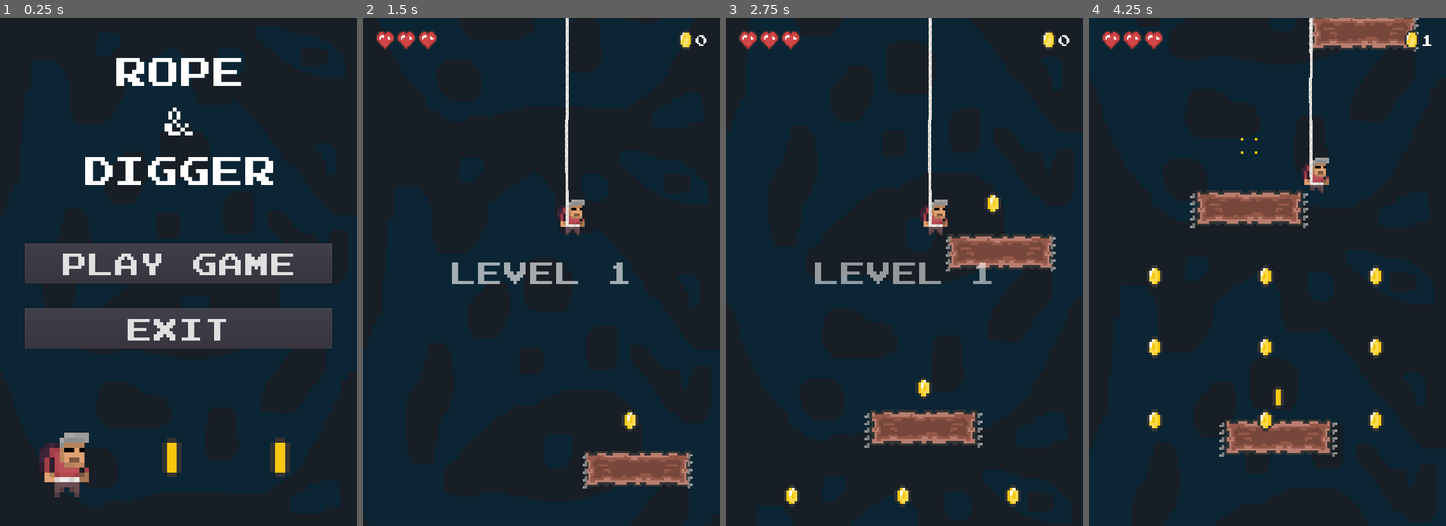
Above: before the commit, frames 1-4 (left to right).
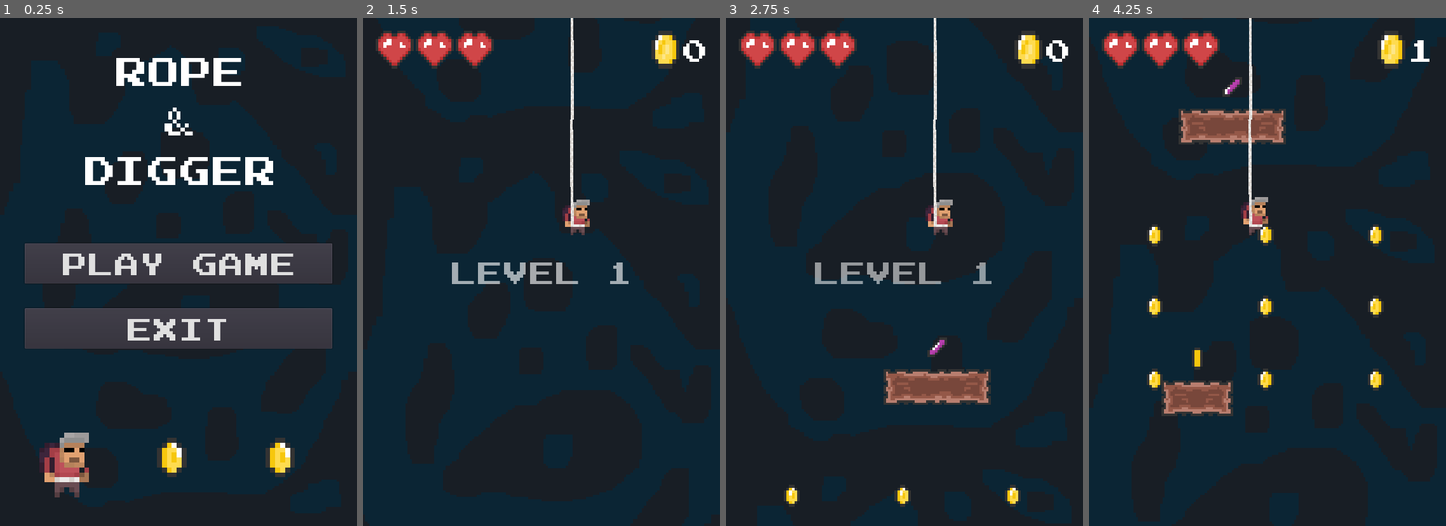
Above: after the commit, the same moments.

Repository: drxwat/rope-and-digger-game
Game: Godot game, scene res://level/start-screen/StartScreen.tscn
Two runs of this game, one before a commit and one after it. Both use one fixed random seed, a clock stepped at 60 frames per second and the inputs below. Sound files missing from this copy of the repository are replaced by a short silence.
Inputs (mouse positions are in pixels of both pictures, inside the frame that each line leads up to):
- Up to frame 1 (0.25 s): no input
- Up to frame 2 (1.5 s): click "PLAY GAME" at 0.5 s; move the mouse to (620, 246) at 1.27 s; hold D (move_right) from 1.28 s (still down); click (620, 246) at 1.42 s
- Up to frame 3 (2.75 s): keep holding D (move_right); move the mouse to (833, 297) at 2.02 s
- Up to frame 4 (4.25 s): move the mouse to (1303, 160) at 2.77 s; release D (move_right) at 2.78 s; hold A (move_left) 2.78-3.53 s; move the mouse to (1249, 373) at 3.52 s; hold D (move_right) from 3.53 s (still down); click (1249, 373) at 3.67 s

The runs differ from the first frame. In frame 1, 0.6% of the frame differs, in the area x 43-83%, y 83-90%; in frame 2, 5.5%; in frame 3, 9.7%; in frame 4, 15%, in the area x 3-96%, y 0-87%.

Commit message:
small platfroms & balance

Diff:
--- a/core/bat/Bat.tscn
+++ b/core/bat/Bat.tscn
@@ -4,63 +4,63 @@
 [ext_resource path="res://core/bat/Bat.gd" type="Script" id=2]
 
 [sub_resource type="CircleShape2D" id=1]
+radius = 32.0
+
+[sub_resource type="CircleShape2D" id=2]
 radius = 20.0
 
-[sub_resource type="AtlasTexture" id=2]
+[sub_resource type="AtlasTexture" id=3]
 atlas = ExtResource( 1 )
 region = Rect2( 0, 0, 16, 16 )
 
-[sub_resource type="AtlasTexture" id=3]
+[sub_resource type="AtlasTexture" id=4]
 atlas = ExtResource( 1 )
 region = Rect2( 16, 0, 16, 16 )
 
-[sub_resource type="AtlasTexture" id=4]
+[sub_resource type="AtlasTexture" id=5]
 atlas = ExtResource( 1 )
 region = Rect2( 32, 0, 16, 16 )
 
-[sub_resource type="AtlasTexture" id=5]
+[sub_resource type="AtlasTexture" id=6]
 atlas = ExtResource( 1 )
 region = Rect2( 48, 0, 16, 16 )
 
-[sub_resource type="AtlasTexture" id=6]
+[sub_resource type="AtlasTexture" id=7]
 atlas = ExtResource( 1 )
 region = Rect2( 64, 0, 16, 16 )
 
-[sub_resource type="SpriteFrames" id=7]
+[sub_resource type="SpriteFrames" id=8]
 animations = [ {
-"frames": [ SubResource( 2 ), SubResource( 3 ), SubResource( 4 ), SubResource( 5 ), SubResource( 6 ) ],
+"frames": [ SubResource( 3 ), SubResource( 4 ), SubResource( 5 ), SubResource( 6 ), SubResource( 7 ) ],
 "loop": true,
 "name": "default",
 "speed": 5.0
 } ]
-
-[sub_resource type="CircleShape2D" id=8]
-radius = 16.0
 
 [node name="Bat" type="KinematicBody2D"]
 collision_layer = 0
 collision_mask = 0
 script = ExtResource( 2 )
 
+[node name="CollisionShape2D" type="CollisionShape2D" parent="."]
+position = Vector2( -4.94977, 0 )
+shape = SubResource( 1 )
+
 [node name="Damager" type="Area2D" parent="."]
 collision_layer = 0
 
 [node name="CollisionShape2D" type="CollisionShape2D" parent="Damager"]
 position = Vector2( 0, -3.15579 )
-shape = SubResource( 1 )
+shape = SubResource( 2 )
 
 [node name="VisibilityNotifier2D" type="VisibilityNotifier2D" parent="."]
-rect = Rect2( -20, -20, 40, 40 )
+rect = Rect2( -40, -40, 80, 80 )
 
 [node name="AnimatedSprite" type="AnimatedSprite" parent="."]
-modulate = Color( 1.3, 1.3, 1.3, 1 )
-position = Vector2( 0, -15.7789 )
-scale = Vector2( 5, 5 )
-frames = SubResource( 7 )
+position = Vector2( 0, -29.921 )
+scale = Vector2( 10, 10 )
+frames = SubResource( 8 )
 playing = true
-
-[node name="CollisionShape2D" type="CollisionShape2D" parent="."]
-shape = SubResource( 8 )
 
 [node name="AttackTimer" type="Timer" parent="."]
 one_shot = true
--- /dev/null
+++ b/core/coin/pattern-3/CoinPattern3.tscn
@@ -0,0 +1,32 @@
+[gd_scene load_steps=2 format=2]
+
+[ext_resource path="res://core/coin/Coin.tscn" type="PackedScene" id=1]
+
+[node name="CoinPattern3" type="Node2D"]
+
+[node name="Coin" parent="." instance=ExtResource( 1 )]
+position = Vector2( 639.803, 60 )
+
+[node name="Coin2" parent="." instance=ExtResource( 1 )]
+position = Vector2( 576.945, 150 )
+
+[node name="Coin3" parent="." instance=ExtResource( 1 )]
+position = Vector2( 498.373, 250 )
+
+[node name="Coin4" parent="." instance=ExtResource( 1 )]
+position = Vector2( 410.821, 350 )
+
+[node name="Coin5" parent="." instance=ExtResource( 1 )]
+position = Vector2( 305.31, 450 )
+
+[node name="Coin6" parent="." instance=ExtResource( 1 )]
+position = Vector2( 208.778, 550 )
+
+[node name="Coin7" parent="." instance=ExtResource( 1 )]
+position = Vector2( 96.5316, 650 )
+
+[node name="VisibilityNotifier2D" type="VisibilityNotifier2D" parent="."]
+rect = Rect2( 0, 0, 720, 720 )
+__meta__ = {
+"_editor_description_": ""
+}
--- /dev/null
+++ b/core/platforms/meduim/side-spikes/Platform-M-SS.tscn
@@ -0,0 +1,14 @@
+[gd_scene load_steps=3 format=2]
+
+[ext_resource path="res://core/spikes/Spikes.tscn" type="PackedScene" id=1]
+[ext_resource path="res://core/platforms/platform-simple/PlatformSimple.tscn" type="PackedScene" id=2]
+
+[node name="Platform-M-SS" instance=ExtResource( 2 )]
+
+[node name="Spikes" parent="." index="3" instance=ExtResource( 1 )]
+position = Vector2( -104, 5 )
+rotation = -1.5708
+
+[node name="Spikes2" parent="." index="4" instance=ExtResource( 1 )]
+position = Vector2( 104, 5 )
+rotation = 1.5708
--- /dev/null
+++ b/core/platforms/meduim/top-side-spikes/Platform-M-TSS.tscn
@@ -0,0 +1,20 @@
+[gd_scene load_steps=3 format=2]
+
+[ext_resource path="res://core/spikes/Spikes.tscn" type="PackedScene" id=1]
+[ext_resource path="res://core/platforms/platform-simple/PlatformSimple.tscn" type="PackedScene" id=2]
+
+[node name="Platform-M-TSS" instance=ExtResource( 2 )]
+
+[node name="Spikes" parent="." index="3" instance=ExtResource( 1 )]
+position = Vector2( 50, -33 )
+
+[node name="Spikes2" parent="." index="4" instance=ExtResource( 1 )]
+position = Vector2( -50, -33 )
+
+[node name="Spikes3" parent="." index="5" instance=ExtResource( 1 )]
+position = Vector2( 104, 5 )
+rotation = 1.5708
+
+[node name="Spikes4" parent="." index="6" instance=ExtResource( 1 )]
+position = Vector2( -104, 5 )
+rotation = -1.5708
--- /dev/null
+++ b/core/platforms/meduim/top-spikes/Platform-M-TS.tscn
@@ -0,0 +1,12 @@
+[gd_scene load_steps=3 format=2]
+
+[ext_resource path="res://core/spikes/Spikes.tscn" type="PackedScene" id=1]
+[ext_resource path="res://core/platforms/platform-simple/PlatformSimple.tscn" type="PackedScene" id=2]
+
+[node name="Platform-M-TS" instance=ExtResource( 2 )]
+
+[node name="Spikes" parent="." index="3" instance=ExtResource( 1 )]
+position = Vector2( 50, -33 )
+
+[node name="Spikes2" parent="." index="4" instance=ExtResource( 1 )]
+position = Vector2( -50, -33 )
--- a/core/platforms/platform-simple/PlatformSimple.tscn
+++ b/core/platforms/platform-simple/PlatformSimple.tscn
@@ -10,16 +10,16 @@
 collision_layer = 2
 script = ExtResource( 2 )
 
-[node name="Sprite" type="Sprite" parent="."]
-scale = Vector2( 4.5, 4.5 )
-texture = ExtResource( 1 )
-region_enabled = true
-region_rect = Rect2( 0, 0, 48, 16 )
-
 [node name="CollisionShape2D" type="CollisionShape2D" parent="."]
 shape = SubResource( 1 )
 
 [node name="VisibilityNotifier2D" type="VisibilityNotifier2D" parent="."]
 position = Vector2( -105, -35 )
 rect = Rect2( 0, 0, 210, 70 )
+
+[node name="Sprite" type="Sprite" parent="."]
+scale = Vector2( 4.5, 4.5 )
+texture = ExtResource( 1 )
+region_enabled = true
+region_rect = Rect2( 0, 0, 48, 16 )
 [connection signal="screen_exited" from="VisibilityNotifier2D" to="." method="on_screen_exited"]
--- /dev/null
+++ b/core/platforms/small/PlatformS.tscn
@@ -0,0 +1,20 @@
+[gd_scene load_steps=4 format=2]
+
+[ext_resource path="res://core/platforms/platform-simple/PlatformSimple.tscn" type="PackedScene" id=1]
+[ext_resource path="res://assets/platform_Small.png" type="Texture" id=2]
+
+[sub_resource type="RectangleShape2D" id=1]
+extents = Vector2( 73, 35 )
+
+[node name="PlatformS" instance=ExtResource( 1 )]
+
+[node name="CollisionShape2D" parent="." index="0"]
+shape = SubResource( 1 )
+
+[node name="VisibilityNotifier2D" parent="." index="1"]
+position = Vector2( -75, -35 )
+rect = Rect2( 0, 0, 150, 70 )
+
+[node name="Sprite" parent="." index="2"]
+texture = ExtResource( 2 )
+region_rect = Rect2( 0, 0, 32, 16 )
--- /dev/null
+++ b/core/platforms/small/side-spikes/PlatformS-SS.tscn
@@ -0,0 +1,14 @@
+[gd_scene load_steps=3 format=2]
+
+[ext_resource path="res://core/spikes/Spikes.tscn" type="PackedScene" id=1]
+[ext_resource path="res://core/platforms/small/PlatformS.tscn" type="PackedScene" id=2]
+
+[node name="PlatformS-SS" instance=ExtResource( 2 )]
+
+[node name="Spikes" parent="." index="3" instance=ExtResource( 1 )]
+position = Vector2( 70, 5 )
+rotation = 1.5708
+
+[node name="Spikes2" parent="." index="4" instance=ExtResource( 1 )]
+position = Vector2( -70, 5 )
+rotation = -1.5708
--- /dev/null
+++ b/core/platforms/small/top-side-spikes/PlatformS-TSS.tscn
@@ -0,0 +1,17 @@
+[gd_scene load_steps=3 format=2]
+
+[ext_resource path="res://core/spikes/Spikes.tscn" type="PackedScene" id=1]
+[ext_resource path="res://core/platforms/small/PlatformS.tscn" type="PackedScene" id=2]
+
+[node name="PlatformS-TSS" instance=ExtResource( 2 )]
+
+[node name="Spikes" parent="." index="3" instance=ExtResource( 1 )]
+position = Vector2( 0, -33 )
+
+[node name="Spikes2" parent="." index="4" instance=ExtResource( 1 )]
+position = Vector2( 70, 5 )
+rotation = 1.5708
+
+[node name="Spikes3" parent="." index="5" instance=ExtResource( 1 )]
+position = Vector2( -70, 5 )
+rotation = -1.5708
--- /dev/null
+++ b/core/platforms/small/top-spikes/PlatformS-TS.tscn
@@ -0,0 +1,9 @@
+[gd_scene load_steps=3 format=2]
+
+[ext_resource path="res://core/spikes/Spikes.tscn" type="PackedScene" id=1]
+[ext_resource path="res://core/platforms/small/PlatformS.tscn" type="PackedScene" id=2]
+
+[node name="PlatformS-TS" instance=ExtResource( 2 )]
+
+[node name="Spikes" parent="." index="3" instance=ExtResource( 1 )]
+position = Vector2( 0, -33 )
--- a/core/ui/coin-counter/CoinCounter.tscn
+++ b/core/ui/coin-counter/CoinCounter.tscn
@@ -1,7 +1,7 @@
 [gd_scene load_steps=4 format=2]
 
 [ext_resource path="res://assets/coin_single.png" type="Texture" id=1]
-[ext_resource path="res://assets/fonts/font32.tres" type="DynamicFont" id=2]
+[ext_resource path="res://assets/fonts/fontMainScreen.tres" type="DynamicFont" id=2]
 [ext_resource path="res://core/ui/coin-counter/CoinCounter.gd" type="Script" id=3]
 
 [node name="CoinCounter" type="HBoxContainer"]
@@ -15,16 +15,16 @@
 }
 
 [node name="CoinTexture" type="TextureRect" parent="."]
-margin_left = 611.0
-margin_right = 639.0
-margin_bottom = 39.0
-rect_min_size = Vector2( 28, 28 )
+margin_left = 557.0
+margin_right = 613.0
+margin_bottom = 77.0
+rect_min_size = Vector2( 56, 56 )
 texture = ExtResource( 1 )
 stretch_mode = 1
 
 [node name="CoinsAmount" type="Label" parent="."]
-margin_left = 643.0
+margin_left = 617.0
 margin_right = 670.0
-margin_bottom = 39.0
+margin_bottom = 77.0
 custom_fonts/font = ExtResource( 2 )
 text = "0"
--- a/core/ui/hp-bar/HPBar.gd
+++ b/core/ui/hp-bar/HPBar.gd
@@ -14,7 +14,7 @@
 	for i in range(hp):
 		var texture_rect = TextureRect.new()
 		texture_rect.expand = true
-		texture_rect.rect_min_size = Vector2(39, 39)
+		texture_rect.rect_min_size = Vector2(77, 77)
 		texture_rect.size_flags_horizontal = SIZE_EXPAND_FILL
 		texture_rect.size_flags_vertical = SIZE_EXPAND_FILL
 		texture_rect.texture = heart_full
--- a/core/ui/hud/HUD.tscn
+++ b/core/ui/hud/HUD.tscn
@@ -21,10 +21,13 @@
 
 [node name="Row1" type="HBoxContainer" parent="Grid"]
 margin_right = 670.0
-margin_bottom = 39.0
+margin_bottom = 77.0
 
 [node name="HPBar" parent="Grid/Row1" instance=ExtResource( 3 )]
 margin_right = 0.0
+margin_bottom = 77.0
+size_flags_vertical = 3
 
 [node name="CoinCounter" parent="Grid/Row1" instance=ExtResource( 2 )]
 margin_left = 4.0
+margin_bottom = 77.0
--- a/level/main-level/MainLevel.gd
+++ b/level/main-level/MainLevel.gd
@@ -1,12 +1,16 @@
 extends Node2D
 
-export var spikes_probability := 0.3
-export var side_spikes_probability := 0.1
+export var top_spikes_probability := 0.05
+export var side_spikes_probability := 0.05
 export var mooving_platform_probability := 0.4
 export var platform_speed_range := Vector2(150, 350)
 export var platform_spawn_distance := 450.0
 export var pattern_spawn_distance := 1500.0
 export var bat_timeout := 10
+export var small_platform_probability := 0.3
+export var coin_vs_cristall_small_prb := 0.3
+export var coin_vs_cristall_medium_prb := 0.8
+
 
 onready var bg1 : Background = $Backgrounds/Background1
 onready var bottom_bg : Background = $Backgrounds/Background3
@@ -15,11 +19,11 @@
 onready var bat_timer := $Timers/BatTimer
 
 var complexity_change = {
-	"spikes_probability": 0.1,
-	"side_spikes_probability": 0.1,
+	"top_spikes_probability": 0.05,
+	"side_spikes_probability": 0.05,
 	"mooving_platform_probability": 0.05,
-	"platform_speed_range": Vector2(50, 50),
-	"platform_spawn_distance": -30,
+	"platform_speed_range": Vector2(25, 25),
+	"platform_spawn_distance": -10,
 	"bat_timeout": -1,
 	"bat_start_level": 4,
 	"two_bats_start_level": 7,
@@ -37,11 +41,23 @@
 var next_coins_level := 100
 var spawn_two_bats := false
 
-enum PlatfromsTypes { SIMPLE }
-
-var platforms = {
-	PlatfromsTypes.SIMPLE: preload("res://core/platforms/platform-simple/PlatformSimple.tscn")
-}
+enum PlatformTypes { SIMPLE, SIDE_SPIKES, TOP_SPIKES, TOP_SIDE_SPIKES }
+
+var meduim_platforms = {
+	PlatformTypes.SIMPLE: preload("res://core/platforms/platform-simple/PlatformSimple.tscn"),
+	PlatformTypes.SIDE_SPIKES: preload("res://core/platforms/meduim/side-spikes/Platform-M-SS.tscn"),
+	PlatformTypes.TOP_SPIKES: preload("res://core/platforms/meduim/top-spikes/Platform-M-TS.tscn"),
+	PlatformTypes.TOP_SIDE_SPIKES: preload("res://core/platforms/meduim/top-side-spikes/Platform-M-TSS.tscn")
+}
+
+var small_platforms = {
+	PlatformTypes.SIMPLE: preload("res://core/platforms/small/PlatformS.tscn"),
+	PlatformTypes.SIDE_SPIKES: preload("res://core/platforms/small/side-spikes/PlatformS-SS.tscn"),
+	PlatformTypes.TOP_SPIKES: preload("res://core/platforms/small/top-spikes/PlatformS-TS.tscn"),
+	PlatformTypes.TOP_SIDE_SPIKES: preload("res://core/platforms/small/top-side-spikes/PlatformS-TSS.tscn")
+}
+
+
 var coin_scene = preload("res://core/coin/Coin.tscn")
 var cristall_scene = preload("res://core/cristall/Cristall.tscn")
 var spikes_scene = preload("res://core/spikes/Spikes.tscn")
@@ -49,7 +65,8 @@
 
 var coin_patterns = {
 	0: preload("res://core/coin/pattern-1/CoinPattern1.tscn"),
-	1: preload("res://core/coin/pattern-2/CoinPattern2.tscn")
+	1: preload("res://core/coin/pattern-2/CoinPattern2.tscn"),
+	2: preload("res://core/coin/pattern-3/CoinPattern3.tscn")
 }
 
 func _ready():
@@ -79,7 +96,7 @@
 		show_level_overlay()
 
 func increese_complexity():
-	spikes_probability += complexity_change.spikes_probability
+	top_spikes_probability += complexity_change.top_spikes_probability
 	side_spikes_probability += complexity_change.side_spikes_probability
 	mooving_platform_probability += complexity_change.mooving_platform_probability
 	platform_speed_range += complexity_change.platform_speed_range
@@ -113,7 +130,7 @@
 	bottom_bg = background
 
 func spawn_coin_pattern():
-	var pattern_i = rng.randi_range(0, 1)
+	var pattern_i = rng.randi_range(0, 2)
 	var pattern = coin_patterns[pattern_i].instance()
 	var distance_to_player = bottom_bg.position.y - player.position.y
 	var margin_bottom = player_to_bottom_bg_normal_dist - distance_to_player
@@ -122,13 +139,18 @@
 	add_child(pattern)
 
 func spawn_platform():
-	var platform = _place_random_platrom()
-	var has_spikes = _place_spikes_on_platform(platform)
-	if has_spikes:
+	var platform_config = _get_random_platform()
+	var is_small = platform_config[0]
+	var platform_type_id = platform_config[1]
+	var platform = platform_config[2]
+	_place_platform(platform)
+
+	if is_small and rng.randf_range(0, 1) > coin_vs_cristall_small_prb:
+		_place_cristall_on_platform(platform)
+	elif not is_small and rng.randf_range(0, 1) > coin_vs_cristall_small_prb:
 		_place_cristall_on_platform(platform)
 	else:
 		_place_coin_on_platform(platform)
-	_place_side_spikes_on_platform(platform)
 
 func spawn_bat():
 	_place_bat()
@@ -142,8 +164,19 @@
 	bat.position = Vector2(rng.randf_range(50, bg_width - 50), player.spawn_position.global_position.y)
 	add_child(bat)
 
-func _place_random_platrom() -> Node2D:
-	var platform =  platforms[PlatfromsTypes.SIMPLE].instance()
+func _get_random_platform():
+	var is_small = rng.randf_range(0, 1) > small_platform_probability
+	var has_top_spikes = rng.randf_range(0, 1) <= top_spikes_probability
+	var has_side_spikes = rng.randf_range(0, 1) <= side_spikes_probability
+	var platform_type_id = 0
+	if has_side_spikes:
+		platform_type_id += 1
+	if has_top_spikes:
+		platform_type_id += 2
+	var platform_scene = small_platforms[platform_type_id] if is_small else meduim_platforms[platform_type_id]
+	return [is_small, platform_type_id, platform_scene.instance()]
+
+func _place_platform(platform: Node2D) -> void:
 	platform.move_amplitude = bg_width
 	platform.move_speed = rng.randf_range(platform_speed_range.x, platform_speed_range.y)
 	platform.is_mooving = rng.randf_range(0, 1) > mooving_platform_probability
@@ -156,7 +189,6 @@
 	platforms_container.add_child(platform)
 	var margin_side = platform.width / 2
 	platform.position.x = rng.randf_range(margin_side, bg_width - margin_side)
-	return platform
 
 func _place_coin_on_platform(platform: Node2D):
 	var coin = coin_scene.instance()
@@ -167,28 +199,3 @@
 	var cristall = cristall_scene.instance()
 	platform.add_child(cristall)
 	cristall.position = Vector2(0, -80)
-
-func _place_spikes_on_platform(platform: Node2D) -> bool:
-	var place_spikes = rng.randf_range(0, 1) <= spikes_probability
-	if not place_spikes:
-		return false
-	var spikes1 = spikes_scene.instance()
-	var spikes2 = spikes_scene.instance()
-	platform.add_child(spikes1)
-	platform.add_child(spikes2)
-	spikes1.position = Vector2(-platform.width / 4, -35)
-	spikes2.position = Vector2(platform.width / 4, -35)
-	return true
-
-func _place_side_spikes_on_platform(platform: Node2D):
-	var place_spikes = rng.randf_range(0, 1) <= side_spikes_probability
-	if not place_spikes:
-		return
-	var spikes1 = spikes_scene.instance()
-	var spikes2 = spikes_scene.instance()
-	platform.add_child(spikes1)
-	platform.add_child(spikes2)
-	spikes1.position = Vector2(-platform.width / 2, 5)
-	spikes1.rotation_degrees = -90
-	spikes2.position = Vector2(platform.width / 2, 5)
-	spikes2.rotation_degrees = 90
--- a/level/main-level/MainLevel.tscn
+++ b/level/main-level/MainLevel.tscn
@@ -1,12 +1,9 @@
-[gd_scene load_steps=12 format=2]
+[gd_scene load_steps=9 format=2]
 
 [ext_resource path="res://level/main-level/MainLevel.gd" type="Script" id=1]
 [ext_resource path="res://core/player/Player.tscn" type="PackedScene" id=2]
-[ext_resource path="res://core/coin/Coin.tscn" type="PackedScene" id=3]
-[ext_resource path="res://core/platforms/platform-simple/PlatformSimple.tscn" type="PackedScene" id=4]
 [ext_resource path="res://core/background/Background.tscn" type="PackedScene" id=5]
 [ext_resource path="res://core/ui/hud/HUD.tscn" type="PackedScene" id=6]
-[ext_resource path="res://core/spikes/Spikes.tscn" type="PackedScene" id=7]
 [ext_resource path="res://core/ui/pause-overlay/PauseOverlay.tscn" type="PackedScene" id=8]
 [ext_resource path="res://core/ui/dead-overlay/DeadOverlay.tscn" type="PackedScene" id=9]
 [ext_resource path="res://core/ui/level-overlay/NewLevelOverLay.tscn" type="PackedScene" id=10]
@@ -40,22 +37,9 @@
 
 [node name="Platforms" type="Node2D" parent="."]
 
-[node name="PlatformSimple2" parent="Platforms" instance=ExtResource( 4 )]
-position = Vector2( 553.883, 1738.83 )
-
-[node name="Coin2" parent="Platforms/PlatformSimple2" instance=ExtResource( 3 )]
-position = Vector2( -15.3423, -97.5503 )
-
-[node name="Spikes" parent="Platforms/PlatformSimple2" instance=ExtResource( 7 )]
-position = Vector2( 100, 5 )
-rotation = 1.5708
-
-[node name="Spikes2" parent="Platforms/PlatformSimple2" instance=ExtResource( 7 )]
-position = Vector2( -100, 5 )
-rotation = -1.5708
-
 [node name="Player" parent="." instance=ExtResource( 2 )]
 position = Vector2( 360.278, 902.884 )
+speed = 350
 
 [node name="Timers" type="Node" parent="."]
 
@@ -64,6 +48,7 @@
 
 [node name="AudioStreamPlayer" type="AudioStreamPlayer" parent="."]
 stream = ExtResource( 11 )
+volume_db = -10.0
 autoplay = true
 [connection signal="restart_game" from="CanvasLayer/DeadOverlay" to="." method="restart_level"]
 [connection signal="screen_exited" from="Backgrounds/Background1" to="." method="move_bg_to_bottom"]
--- a/level/start-screen/StartScreen.tscn
+++ b/level/start-screen/StartScreen.tscn
@@ -174,7 +174,6 @@
 position = Vector2( 216.323, 0 )
 scale = Vector2( 10, 10 )
 frames = SubResource( 11 )
-frame = 5
 playing = true
 centered = false
 flip_h = true
@@ -183,7 +182,6 @@
 position = Vector2( 435.073, 0 )
 scale = Vector2( 10, 10 )
 frames = SubResource( 11 )
-frame = 5
 playing = true
 centered = false
 flip_h = true
